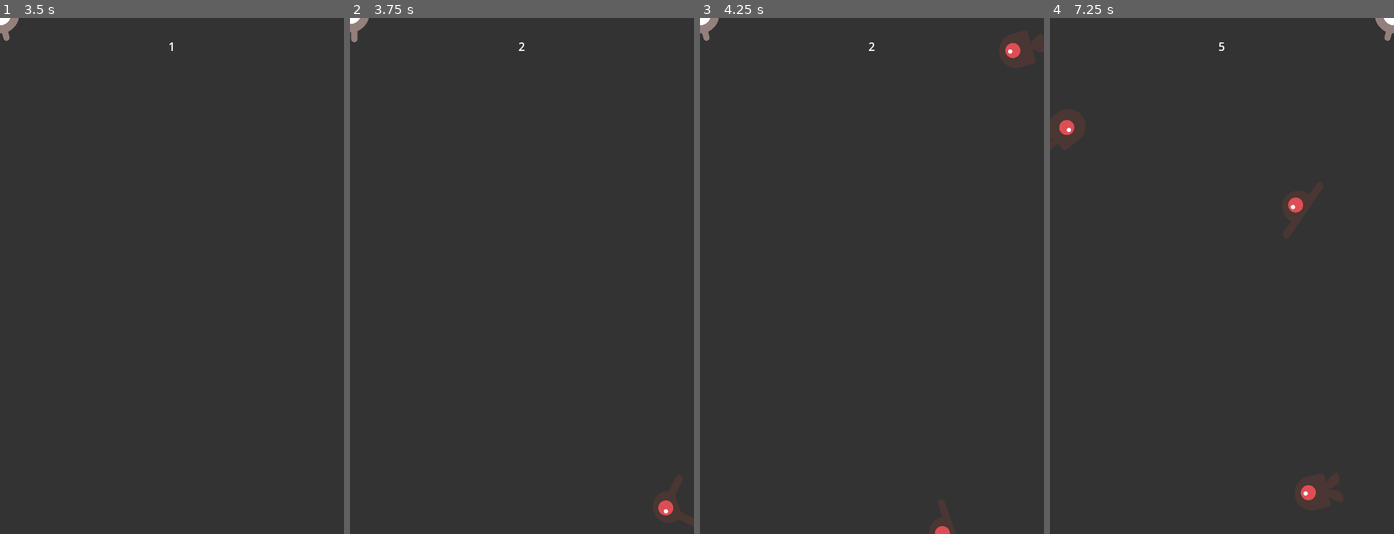
Above: before the commit, frames 1-4 (left to right).
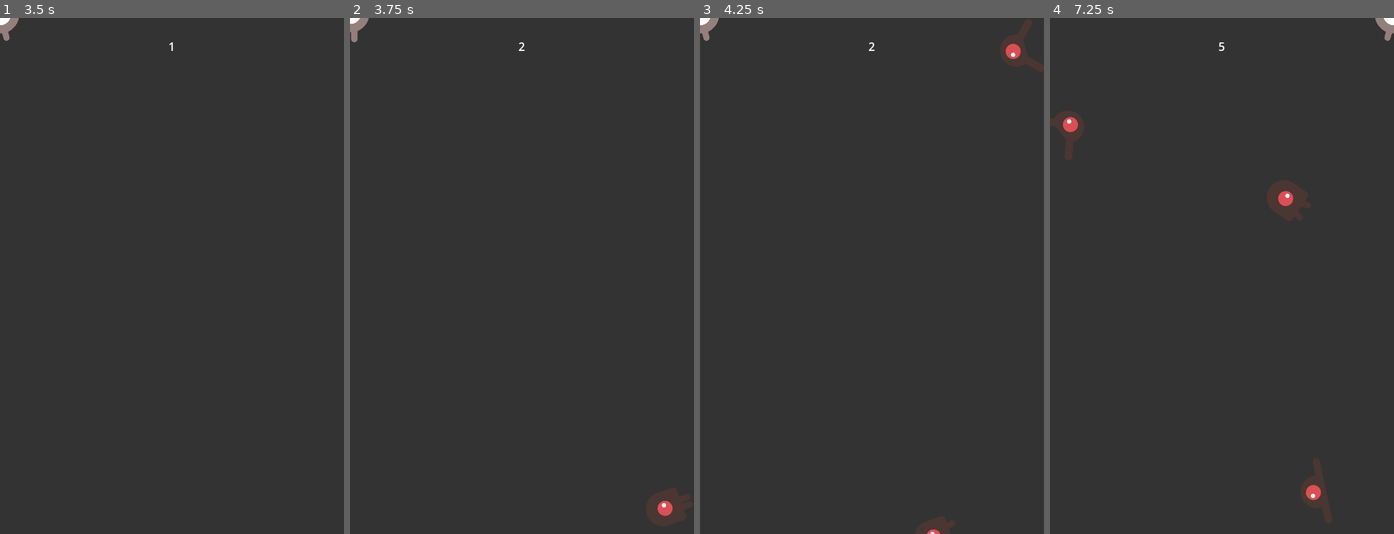
Above: after the commit, the same moments.

Repository: dravidian117/proj-1
Game: Godot game, scene res://main.tscn
Two runs of this game, one before a commit and one after it. Both use one fixed random seed, a clock stepped at 60 frames per second and the inputs below.
Inputs:
- Up to frame 1 (3.5 s): click "Start" at 0.5 s; tap Enter at 1.25 s; hold W (move_up) 1.28-2.78 s; tap Space (shoot) at 1.35, 2.1, 2.85 s; hold A (move_left) from 2.78 s (still down)
- Up to frame 2 (3.75 s): keep holding A (move_left); tap Space (shoot) at 3.6 s
- Up to frame 3 (4.25 s): keep holding A (move_left)
- Up to frame 4 (7.25 s): release A (move_left) at 4.28 s; hold S (move_down) 4.28-5.03 s; tap Space (shoot) every 0.75 s from 4.35 to 6.6 s; hold D (move_right) 5.03-5.78 s; hold W (move_up) 5.78-6.53 s; hold D (move_right) from 6.53 s (still down)

Frame 1 is identical in both runs. In frame 2, less than 0.1% of the frame differs, in the area x 89-94%, y 93-97%; in frame 3, 0.1%; in frame 4, 0.4%, in the area x 2-79%, y 19-94%.

Commit message:
Move creeps without physics collisions

Diff:
--- a/Mob.tscn
+++ b/Mob.tscn
@@ -48,10 +48,9 @@
 radius = 24.999998
 height = 70.0
 
-[node name="RigidBody2D" type="RigidBody2D" unique_id=116354988]
+[node name="Mob" type="CharacterBody2D" unique_id=116354988]
 collision_layer = 2
 collision_mask = 0
-gravity_scale = 0.0
 script = ExtResource("1_ejbti")
 metadata/_edit_group_ = true
 
--- a/main.gd
+++ b/main.gd
@@ -54,7 +54,7 @@
 	mob.rotation = direction + randf_range(-PI / 4, PI / 4)
 
 	var velocity = Vector2(randf_range(150.0, 250.0), 0.0)
-	mob.linear_velocity = velocity.rotated(mob.rotation)
+	mob.velocity = velocity.rotated(mob.rotation)
 	mob.add_to_group("mobs")
 	add_child(mob)
 
--- a/mob.gd
+++ b/mob.gd
@@ -1,4 +1,4 @@
-extends RigidBody2D
+extends CharacterBody2D
 
 
 # Called when the node enters the scene tree for the first time.
@@ -7,6 +7,9 @@
 	$AnimatedSprite2D.animation = mob_types.pick_random()
 	$AnimatedSprite2D.play()
 
+func _physics_process(_delta):
+	move_and_slide()
+
 func _on_visible_on_screen_notifier_2d_screen_exited():
 	queue_free()
 # Called every frame. 'delta' is the elapsed time since the previous frame.
Not shown, changed: dodge-the-creeps/godot.html
Not shown, changed: dodge-the-creeps/godot.pck
Not shown, changed: dodge-the-creeps/index.html
Not shown, changed: godot-world-completed.zip
